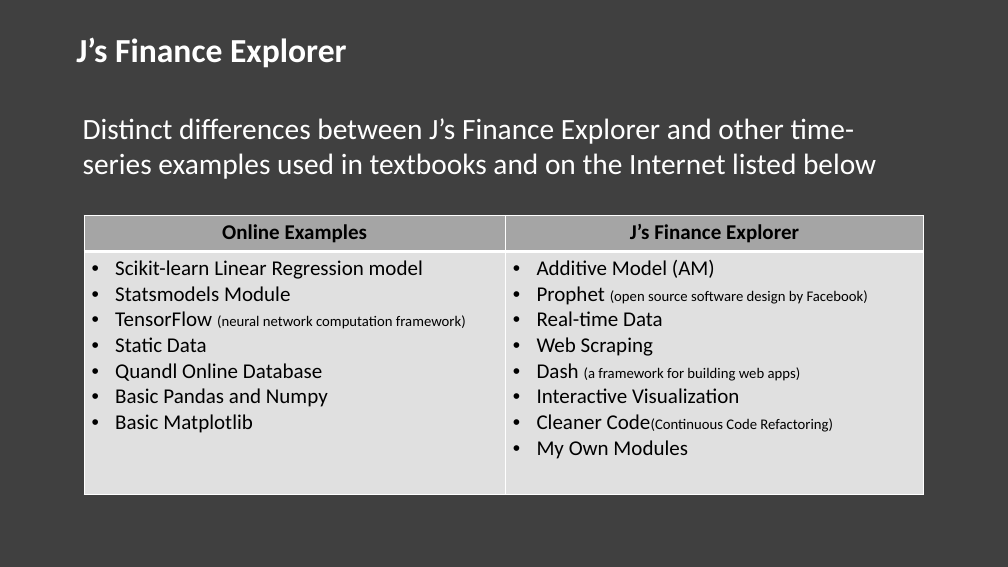
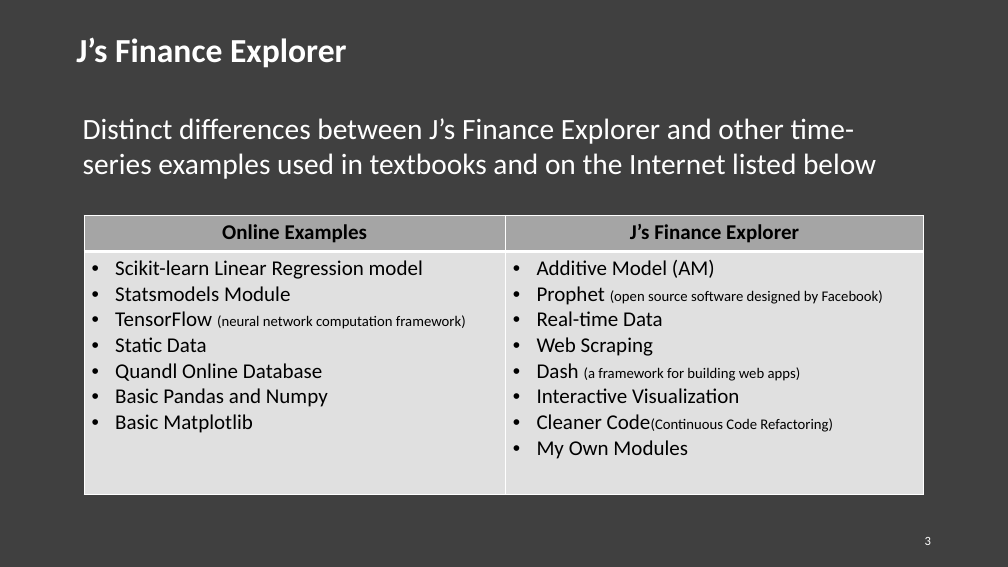
Before and after one commit to tzyychin/BUAN6340_Programming_for_Data_Science, a slide deck: slide 3 of Final_Project_Jupyter/5-min Slides.pptx. Drawn at 1008x567 pixels with LibreOffice and Linux fonts; fonts in the diff are those of the drawing. Boxes give left, top, right and bottom in pixels: in the first picture for what was removed or moved away, otherwise in the second. Text is boxed around its words. In the diff, an @@ line names an element or a change of style, - is before the commit and + after.

```diff
--- a/Final_Project_Jupyter/5-min Slides.pptx
+++ b/Final_Project_Jupyter/5-min Slides.pptx
@@ table at box(84, 216, 924, 495) @@
-row 2, column 2: Additive Model (AM) / Prophet (open source software design by Facebook) / Real-time Data / Web Scraping / Dash (a framework for building web apps) / Interactive Visualization / Cleaner Code(Continuous Code Refactoring) / My Own Modules
+row 2, column 2: Additive Model (AM) / Prophet (open source software designed by Facebook) / Real-time Data / Web Scraping / Dash (a framework for building web apps) / Interactive Visualization / Cleaner Code(Continuous Code Refactoring) / My Own Modules
@@ page number added at box(925, 537, 931, 545), 12 pt, text #FFFFFF @@
+3
```
Also in this commit, not shown: 5 other slides changed, 1 slide added, 1 slide removed.
